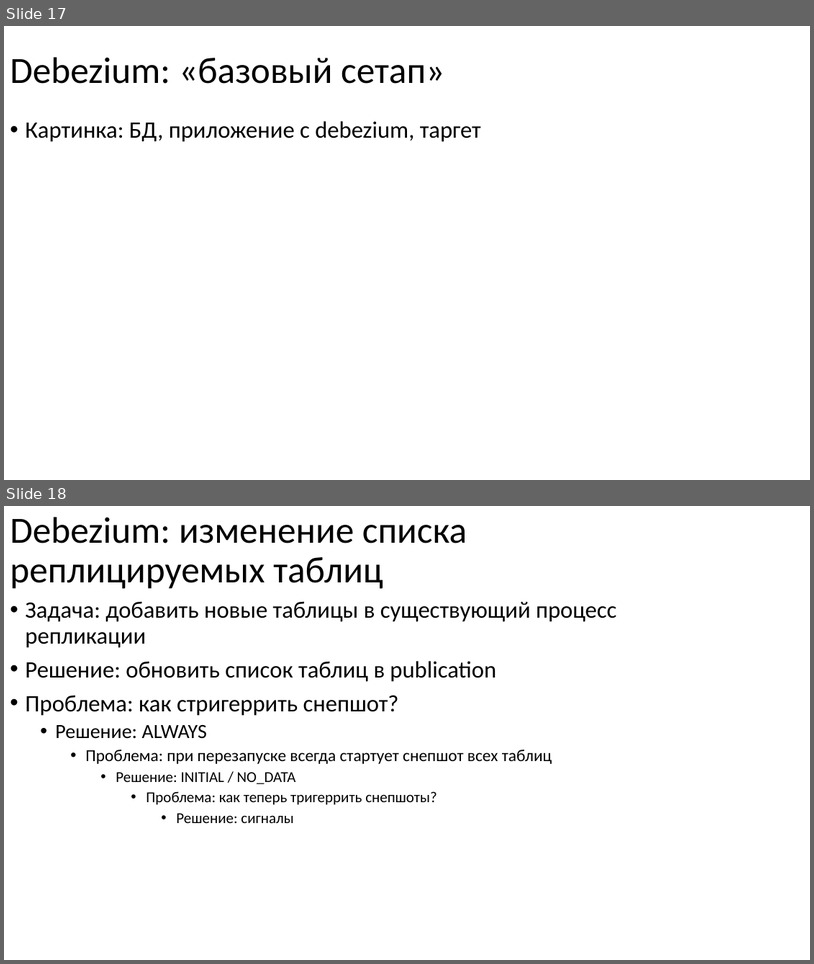
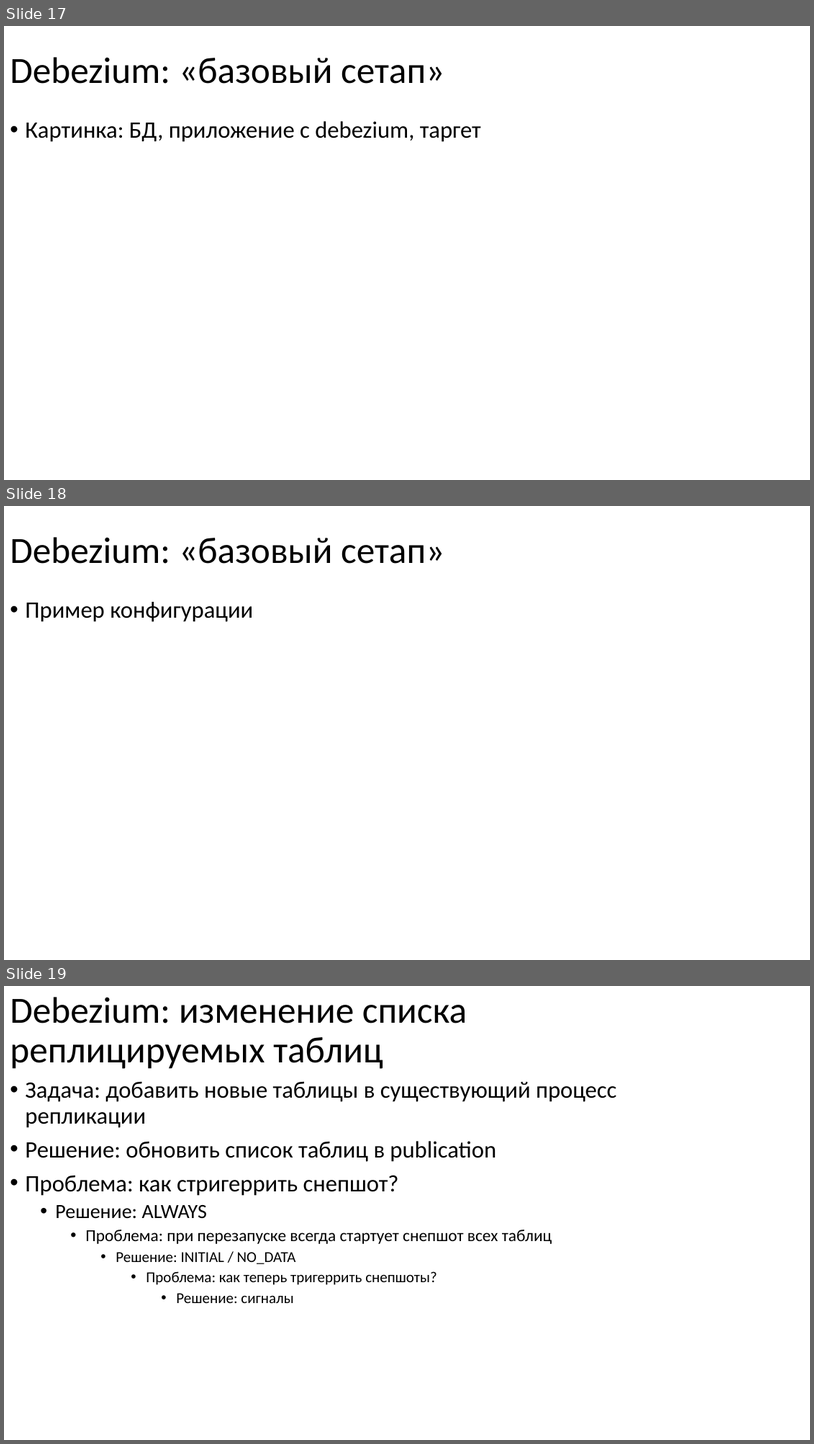
Before and after one commit to nryanov/presentations, a slide deck: smartdata/cdc-via-debezium/debezium-smartdata2025.pptx. Shown one above the other, each under a label of ours: slides 17 and 18 before the commit, slides 17, 18 and 19 after it. The pictures are 814x964 and 814x1444 pixels, drawn with LibreOffice and Linux fonts; fonts in the diff are those of the drawing. Boxes give left, top, right and bottom in pixels: in the first picture for what was removed or moved away, otherwise in the second. Text is boxed around its words. In the diff, an @@ line names an element or a change of style, - is before the commit and + after.

Commit message:
doc: update debezium presentation

```diff
--- a/smartdata/cdc-via-debezium/debezium-smartdata2025.pptx
+++ b/smartdata/cdc-via-debezium/debezium-smartdata2025.pptx
@@ slide 18 added at (4, 506, 810, 960), background #FFFFFF @@
@@ title added at (10, 537, 445, 564), 44 pt, text #000000 @@
+Debezium: «базовый сетап»
@@ text added at (25, 602, 253, 622), 28 pt, text #000000 @@
+• Пример конфигурации
@@ what was slide 18 is now slide 19 @@
```
Also in this commit, not shown: 3 slides changed, 4 other slides added.
